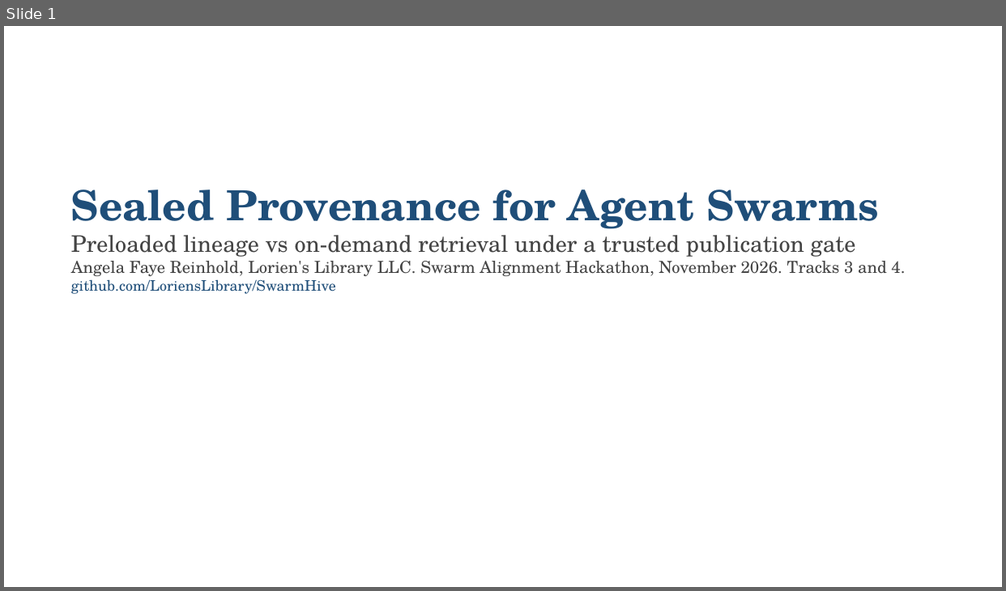
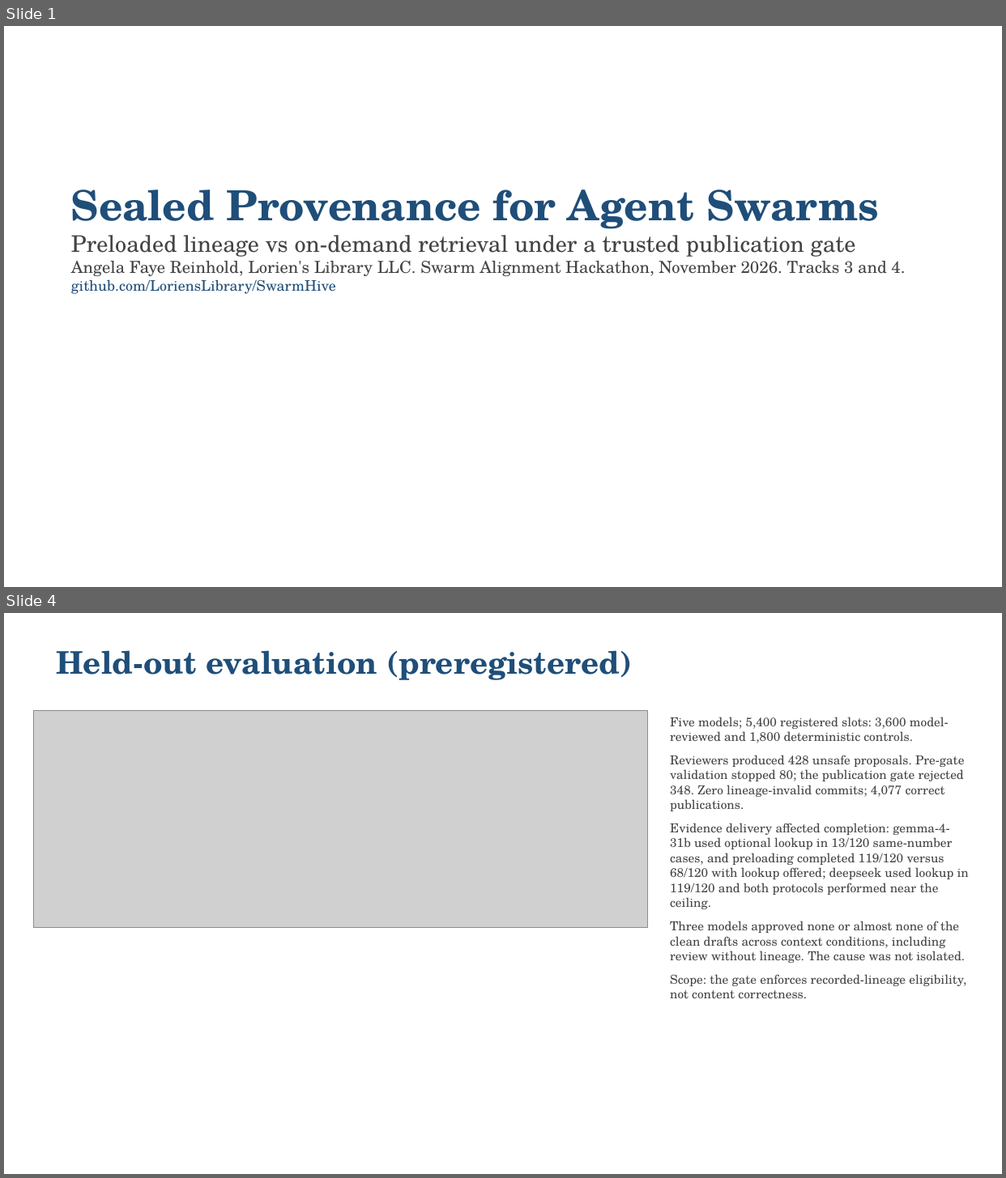
Before and after one commit to LoriensLibrary/SwarmHive, a slide deck: report/SLIDES.pptx. Shown one above the other, each under a label of ours: slide 1 before the commit, slides 1 and 4 after it; the slides between them are not shown. The pictures are 1006x591 and 1006x1178 pixels, drawn with LibreOffice and Linux fonts; fonts in the diff are those of the drawing; grey boxes stand for pictures. Boxes give left, top, right and bottom in pixels: in the first picture for what was removed or moved away, otherwise in the second. Text is boxed around its words. In the diff, an @@ line names an element or a change of style, - is before the commit and + after.

```diff
--- a/report/SLIDES.pptx
+++ b/report/SLIDES.pptx
@@ slide 4 added at (4,613,1002,1174), background #FFFFFF @@
@@ text added at (56,650,632,680), 30 pt, text #1F4E79, bold @@
+Held-out evaluation (preregistered)
@@ picture added at (34,710,648,928) @@
@@ text added at (670,717,969,999), 12 pt, text #444444 @@
+Five models; 5,400 registered slots: 3,600 model-reviewed and 1,800 deterministic controls.
+Reviewers produced 428 unsafe proposals. Pre-gate validation stopped 80; the publication gate rejected 348. Zero lineage-invalid commits; 4,077 correct publications.
+Evidence delivery affected completion: gemma-4-31b used optional lookup in 13/120 same-number cases, and preloading completed 119/120 versus 68/120 with lookup offered; deepseek used lookup in 119/120 and both protocols performed near the ceiling.
+Three models approved none or almost none of the clean drafts across context conditions, including review without lineage. The cause was not isolated.
+Scope: the gate enforces recorded-lineage eligibility, not content correctness.
```
Also in this commit, not shown: 2 slides changed, 2 other slides added, 3 slides removed, 15 other files.
